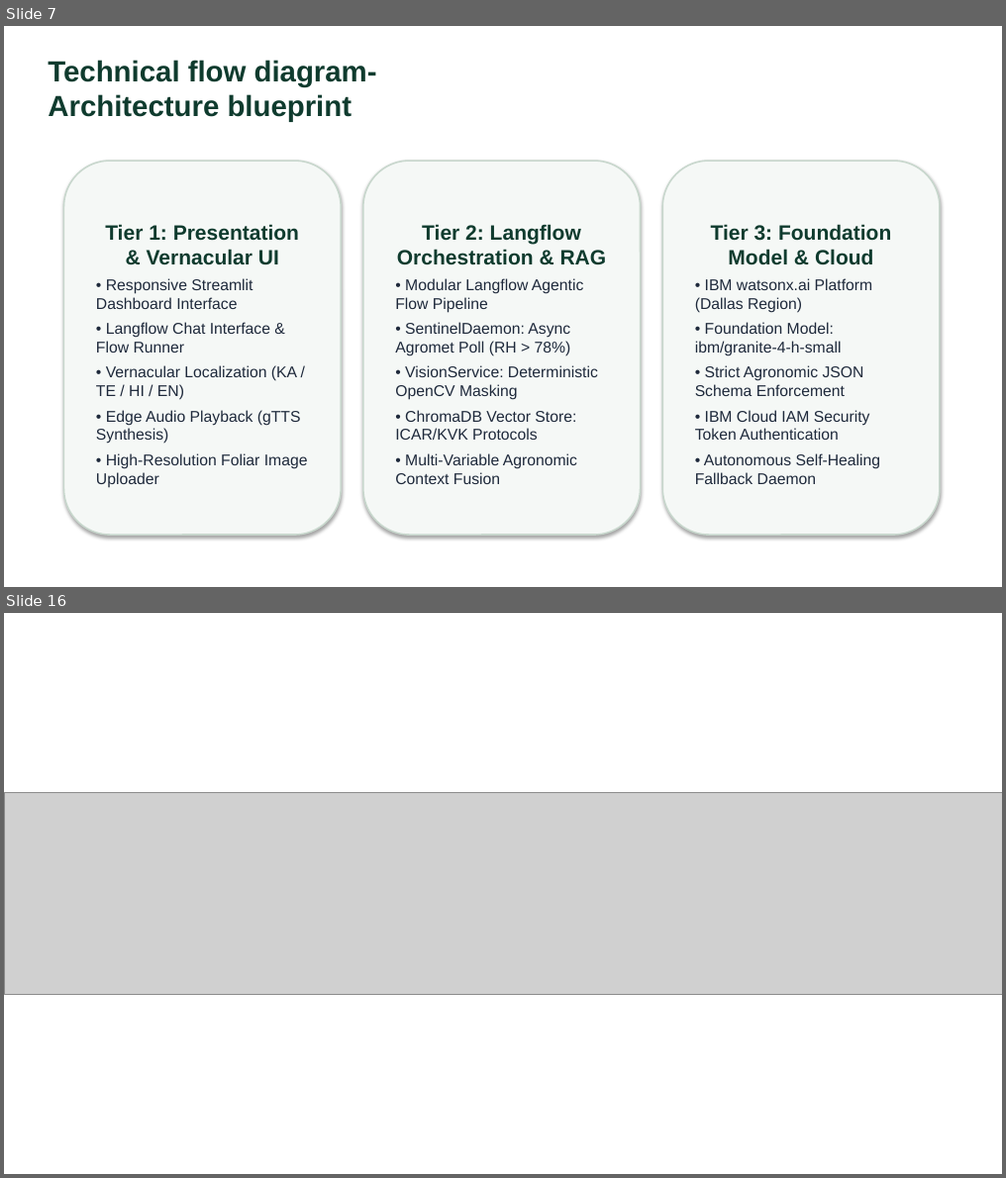
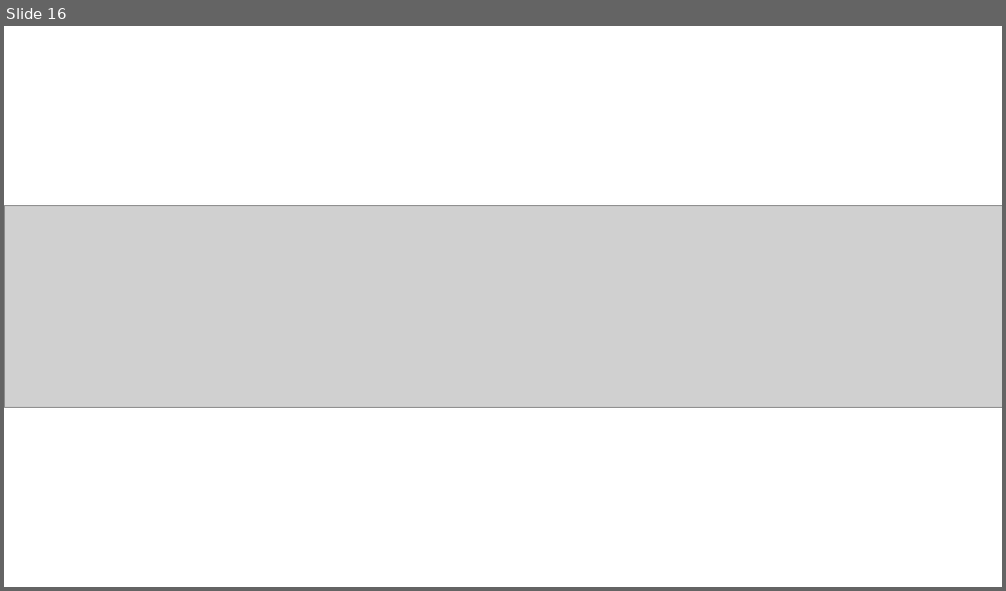
Before and after one commit to swarna-builds/AgriSense-AI-IBM-Granite, a slide deck: your projectpresntation.pptx. Shown one above the other, each under a label of ours: slides 7 and 16 before the commit, slide 16 after it; the slides between them are not shown. The pictures are 1006x1178 and 1006x591 pixels, drawn with LibreOffice and Linux fonts; fonts in the diff are those of the drawing; grey boxes stand for pictures. Boxes give left, top, right and bottom in pixels: in the first picture for what was removed or moved away, otherwise in the second. Text is boxed around its words. In the diff, an @@ line names an element or a change of style, - is before the commit and + after.

Commit message:
Remove temporary scripts, template files, and standalone diagram assets

```diff
--- a/your projectpresntation.pptx
+++ b/your projectpresntation.pptx
@@ slide 7 removed at (x1=4, y1=26, x2=1002, y2=587), background #FFFFFF @@
@@ text removed at (x1=48, y1=60, x2=377, y2=122) @@
-Technical flow diagram- Architecture blueprint
@@ rounded rectangle removed at (x1=63, y1=161, x2=341, y2=535) @@
-Tier 1: Presentation & Vernacular UI
-• Responsive Streamlit Dashboard Interface
-• Langflow Chat Interface & Flow Runner
-• Vernacular Localization (KA / TE / HI / EN)
-• Edge Audio Playback (gTTS Synthesis)
-• High-Resolution Foliar Image Uploader
@@ rounded rectangle removed at (x1=363, y1=161, x2=641, y2=535) @@
-Tier 2: Langflow Orchestration & RAG
-• Modular Langflow Agentic Flow Pipeline
-• SentinelDaemon: Async Agromet Poll (RH > 78%)
-• VisionService: Deterministic OpenCV Masking
-• ChromaDB Vector Store: ICAR/KVK Protocols
-• Multi-Variable Agronomic Context Fusion
@@ rounded rectangle removed at (x1=662, y1=161, x2=940, y2=535) @@
-Tier 3: Foundation Model & Cloud
-• IBM watsonx.ai Platform (Dallas Region)
-• Foundation Model: ibm/granite-4-h-small
-• Strict Agronomic JSON Schema Enforcement
-• IBM Cloud IAM Security Token Authentication
-• Autonomous Self-Healing Fallback Daemon
```
Also in this commit, not shown: 3 slides changed, 12 slides added, 11 other slides removed, 1 other file.
